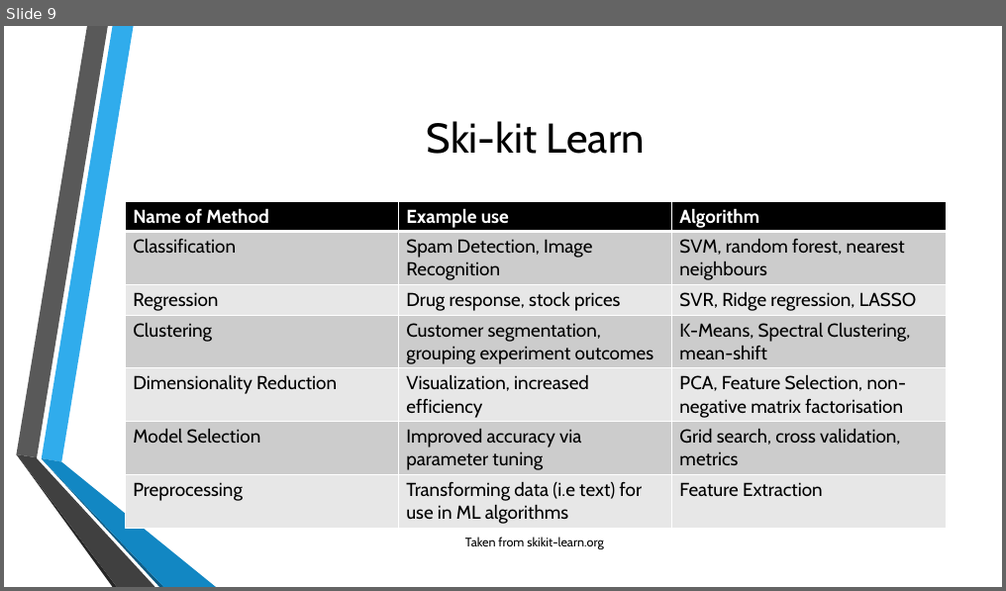
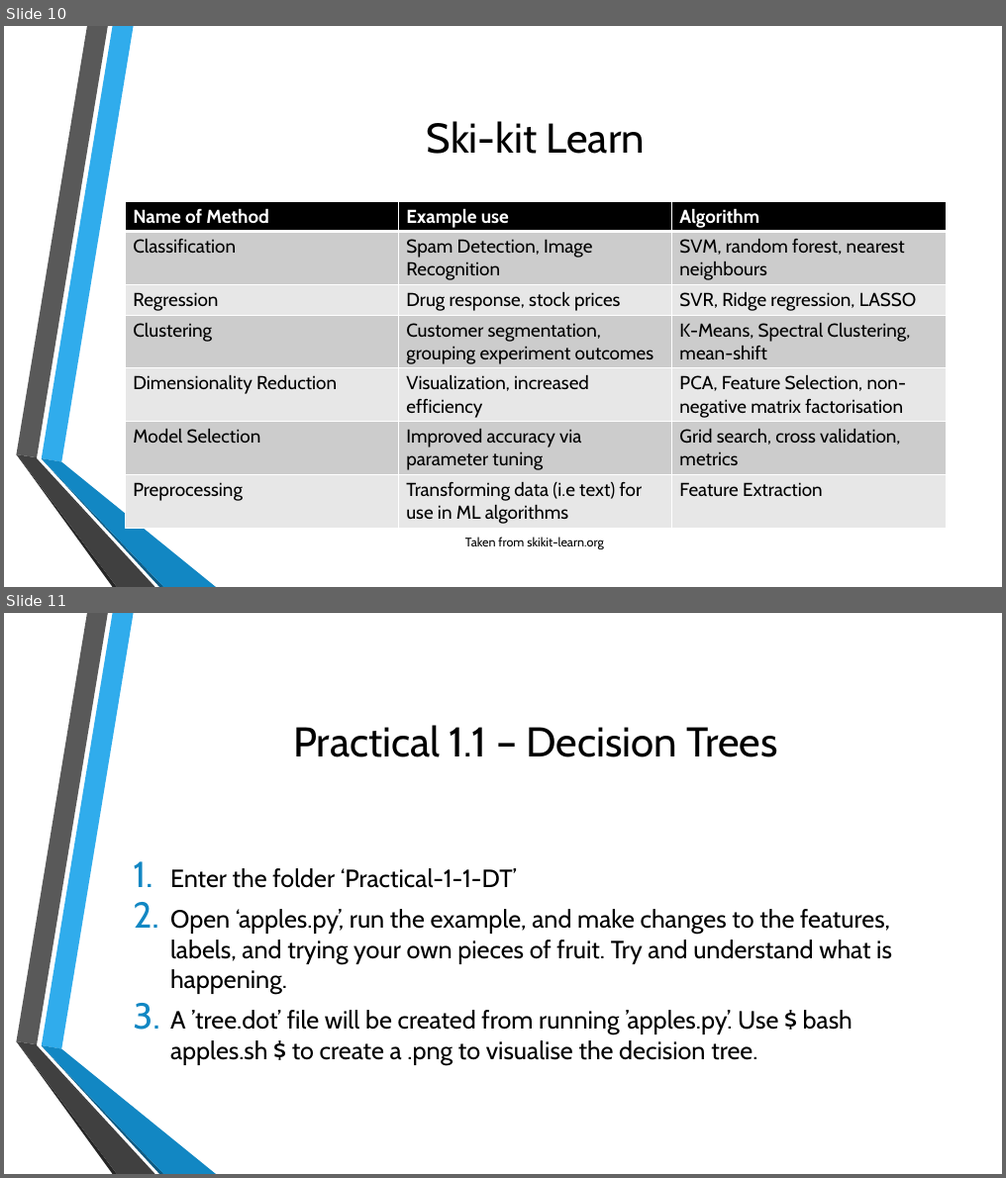
Before and after one commit to samuelsenior/ML_Intro, a slide deck: ML_Tools.pptx. Shown one above the other, each under a label of ours: slide 9 before the commit, slides 10 and 11 after it. The pictures are 1006x591 and 1006x1178 pixels, drawn with LibreOffice and Linux fonts; fonts in the diff are those of the drawing; background and template pictures are left out. Boxes give left, top, right and bottom in pixels: in the first picture for what was removed or moved away, otherwise in the second. Text is boxed around its words. In the diff, an @@ line names an element or a change of style, - is before the commit and + after.

Commit message:
Improvements to Powerpoint, completed Practical 1

```diff
--- a/ML_Tools.pptx
+++ b/ML_Tools.pptx
@@ slide 11 added at (4, 613, 1002, 1174), background picture (left out); not listed: 6 template elements that a slide beside it also shows @@
@@ title added at (293, 725, 778, 758), 40 pt, text #000000 @@
+Practical 1.1 – Decision Trees
@@ text added at (170, 868, 892, 1065), 24 pt, text #000000 @@
+1. Enter the folder ‘Practical-1-1-DT’
+2. Open ‘apples.py’, run the example, and make changes to the features, labels, and trying your own pieces of fruit. Try and understand what is happening.
+3. A ’tree.dot’ file will be created from running ’apples.py’. Use $ bash apples.sh $ to create a .png to visualise the decision tree.
@@ what was slide 9 is now slide 10 @@
```
Also in this commit, not shown: 3 slides changed, 3 other slides added, 1 slide removed, 4 other files.
